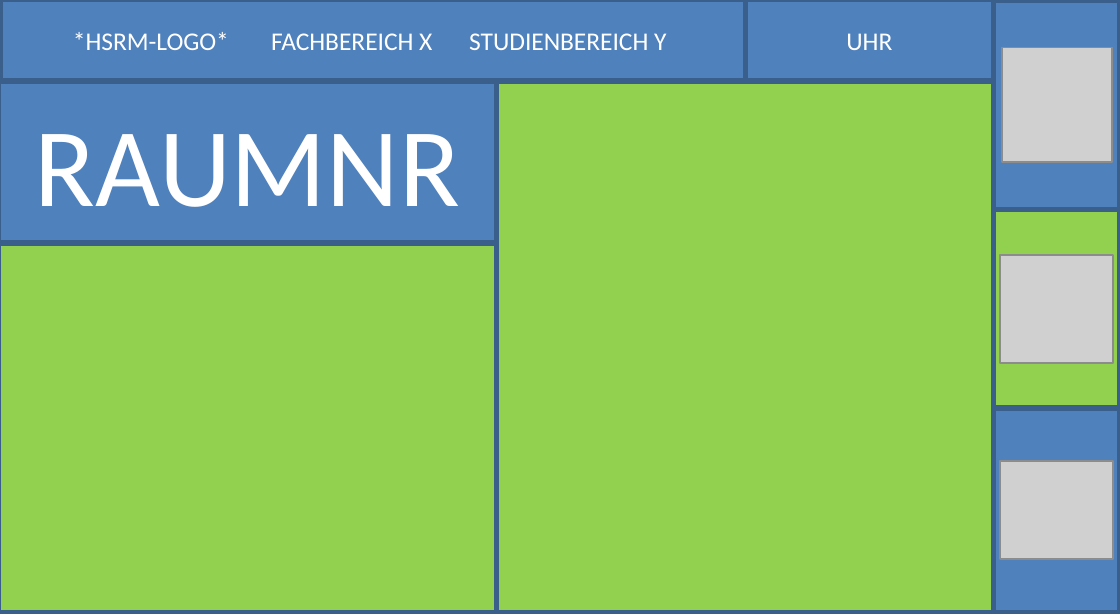
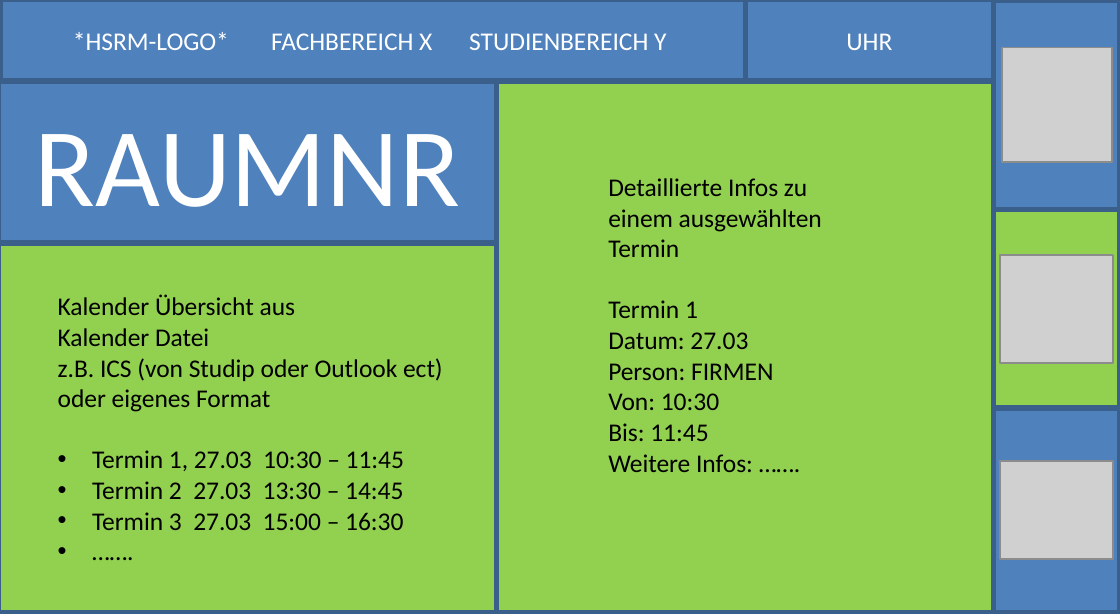
Before and after one commit to 3xtogo/dwd, a slide deck: slide 6 of doku/Layout_Design.pptx (slide 3 before the commit). Drawn at 1120x614 pixels with LibreOffice and Linux fonts; fonts in the diff are those of the drawing; grey boxes stand for pictures. Boxes give left, top, right and bottom in pixels: in the first picture for what was removed or moved away, otherwise in the second. Text is boxed around its words. In the diff, an @@ line names an element or a change of style, - is before the commit and + after.

```diff
--- a/doku/Layout_Design.pptx
+++ b/doku/Layout_Design.pptx
@@ text added at box(608, 178, 822, 472), 10 pt, text #000000 @@
+Detaillierte Infos zu einem ausgewählten Termin
+Termin 1
+Datum: 27.03
+Person: FIRMEN
+Von: 10:30
+Bis: 11:45
+Weitere Infos: …….
@@ text added at box(58, 295, 443, 530), 10 pt, text #000000 @@
+Kalender Übersicht aus
+Kalender Datei
+z.B. ICS (von Studip oder Outlook ect) oder eigenes Format
+• Termin 1, 27.03 10:30 – 11:45
+• Termin 2 27.03 13:30 – 14:45
+• Termin 3 27.03 15:00 – 16:30
+• …….
```
Also in this commit, not shown: 3 other slides changed, 6 slides added, 2 other files.
